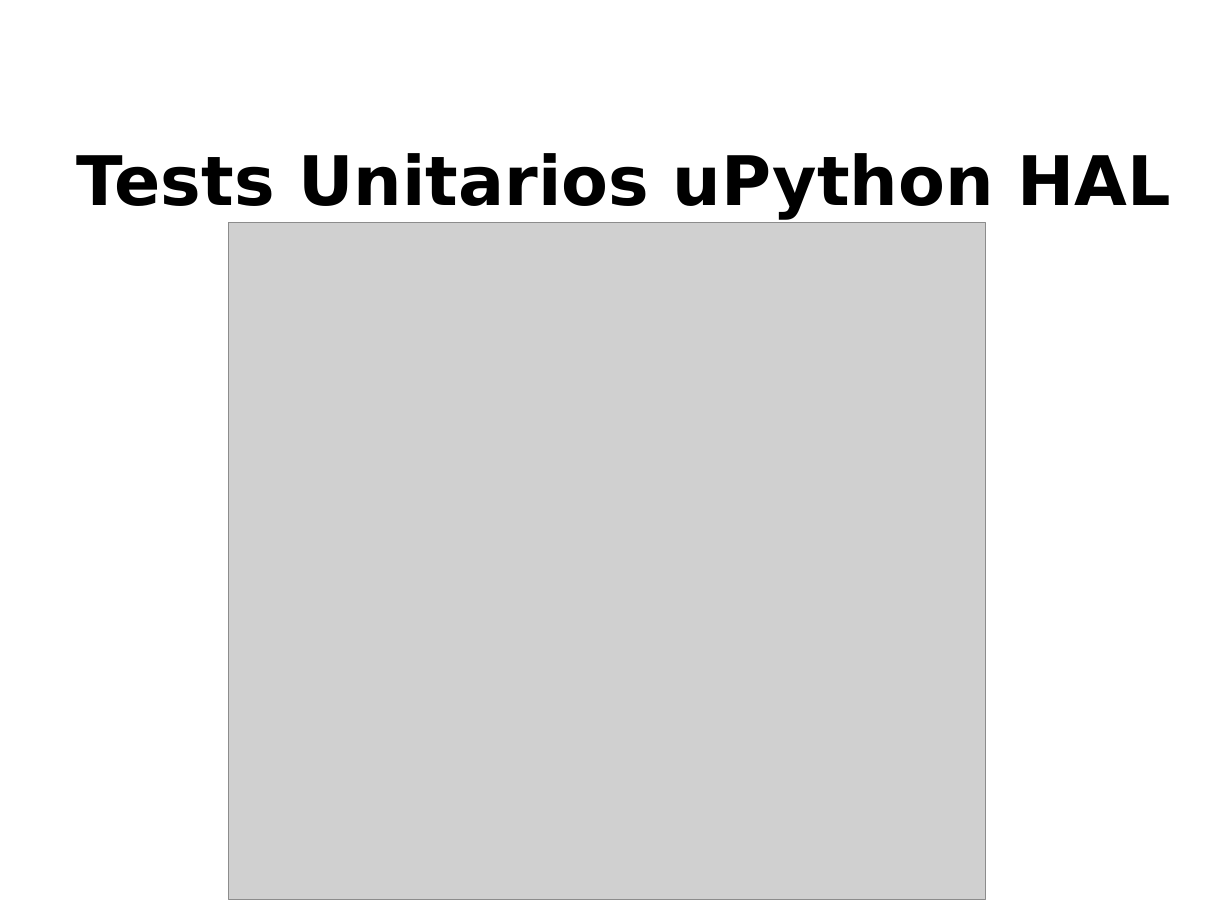
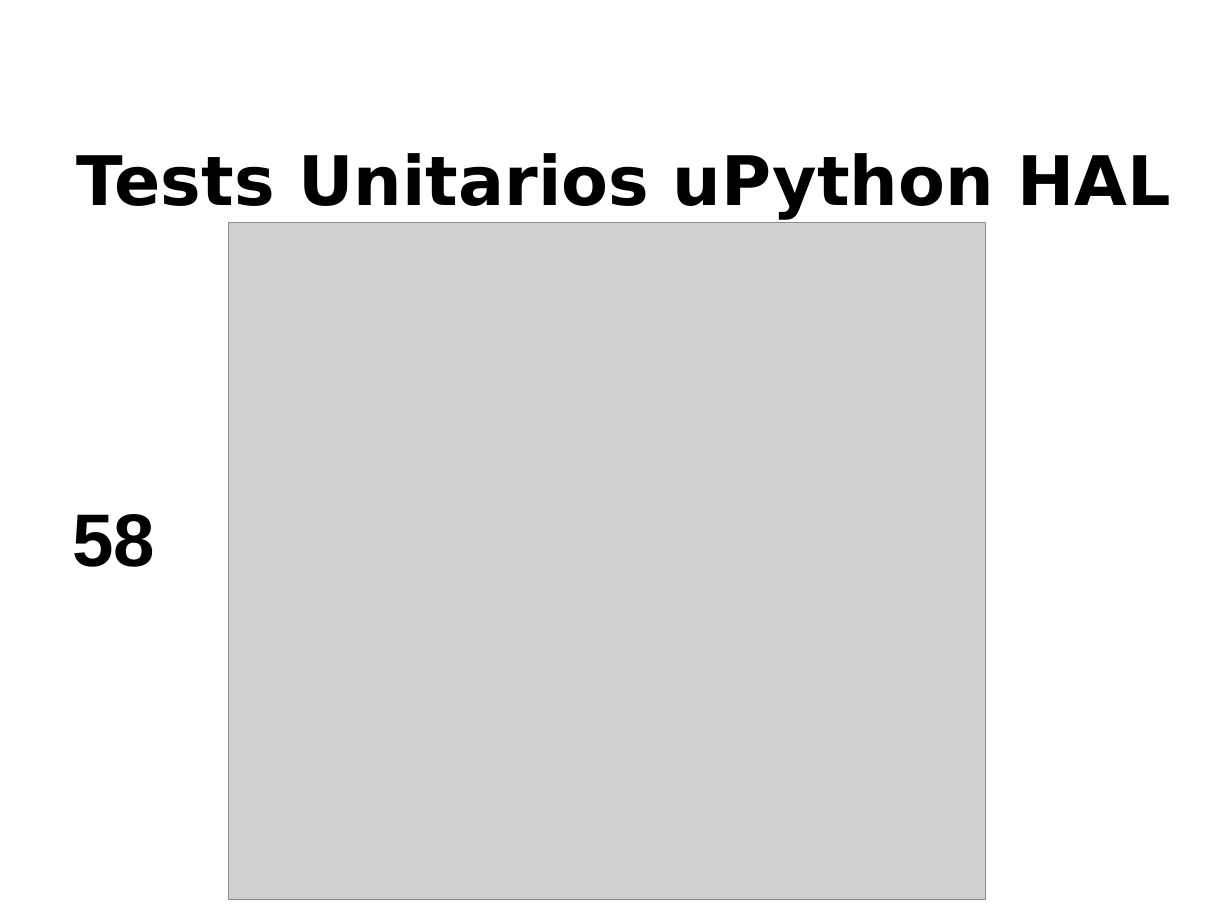
Before and after one commit to ernesto-g/tpfinalcese, a slide deck: slide 25 of presentacion/presentacion_v1.odp. Drawn at 1232x924 pixels with LibreOffice and Linux fonts; fonts in the diff are those of the drawing; grey boxes stand for pictures; background and template pictures are left out. Boxes give left, top, right and bottom in pixels: in the first picture for what was removed or moved away, otherwise in the second. Text is boxed around its words. In the diff, an @@ line names an element or a change of style, - is before the commit and + after.

```diff
--- a/presentacion/presentacion_v1.odp
+++ b/presentacion/presentacion_v1.odp
@@ text added at (73, 514, 156, 567), 48 pt, text #000000, bold @@
+58
```
Also in this commit, not shown: 3 other slides changed, 16 other files.
